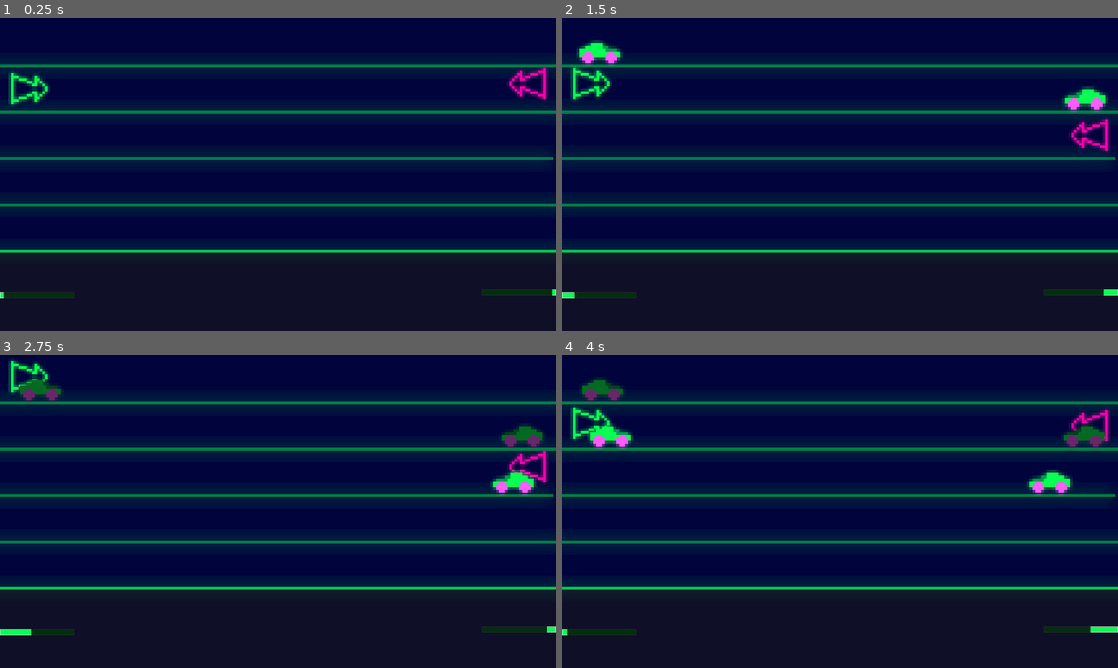
Above: before the commit, frames 1-4 (two rows, left to right).
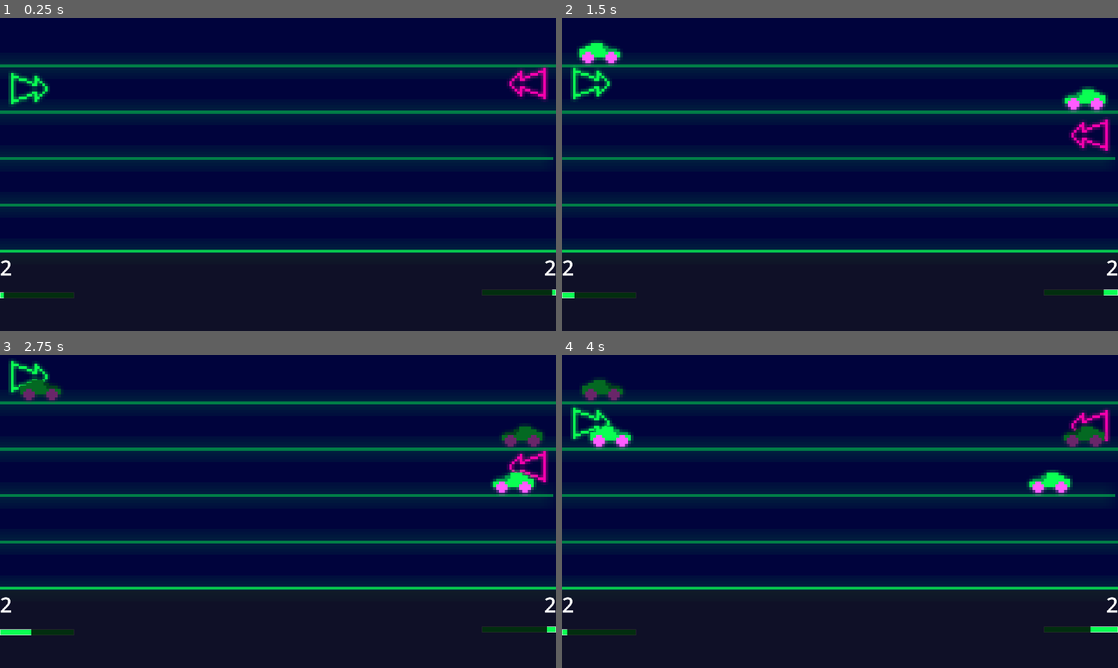
Above: after the commit, the same moments.

Repository: Neppord/battery-pact
Game: Godot game, scene res://main.tscn
Same seed, same stepped clock (60 frames per second), same inputs: the game is played once before the commit and once after it.
Inputs:
- Up to frame 1 (0.25 s): no input
- Up to frame 2 (1.5 s): tap Enter (player_2_spawn) at 0.5 s; hold W (player_1_up) 0.53-1.28 s; tap Space (player_1_spawn) at 0.6 s; hold S (player_1_down) from 1.28 s (still down); tap Down (player_2_down) at 1.35 s
- Up to frame 3 (2.75 s): release S (player_1_down) at 2.03 s; hold W (player_1_up) from 2.03 s (still down); tap Enter (player_2_spawn) at 2.1 s
- Up to frame 4 (4 s): tap Up (player_2_up) at 2.85 s; release W (player_1_up) at 3.53 s; hold S (player_1_down) from 3.53 s (still down); tap Space (player_1_spawn) at 3.6 s

The runs differ from the first frame. In frame 1, 0.1% of the frame differs, in the area x 0-100%, y 77-83%; in frame 2, 0.1%; in frame 3, 0.1%; in frame 4, 0.1%.

Commit message:
Display player scores
Co-authored-by: Karl Wängberg <karlwangberg@gmail.com>

Diff:
--- a/main.gd
+++ b/main.gd
@@ -12,9 +12,11 @@
 
 func player_1_scores(body: Node2D) -> void:
     player_1_score += 1
+    $HUD/Player1Score.text = str(player_1_score)
 
 func player_2_scores(body: Node2D) -> void:
     player_2_score += 1
+    $HUD/Player2Score.text = str(player_2_score)
 
 func timer_progress(timer: Timer) -> float:
     return 1.0 - (timer.time_left / timer.wait_time)
--- a/main.tscn
+++ b/main.tscn
@@ -196,6 +196,22 @@
 one_shot = true
 autostart = true
 
+[node name="Player1Score" type="Label" parent="HUD" unique_id=1385996268]
+layout_mode = 1
+offset_right = 40.0
+offset_bottom = 23.0
+theme_override_font_sizes/font_size = 72
+
+[node name="Player2Score" type="Label" parent="HUD" unique_id=434935624]
+layout_mode = 1
+anchors_preset = 1
+anchor_left = 1.0
+anchor_right = 1.0
+offset_left = -41.0
+offset_bottom = 99.0
+grow_horizontal = 0
+theme_override_font_sizes/font_size = 72
+
 [node name="Player1Goal" type="Area2D" parent="." unique_id=951927263]
 
 [node name="CollisionShape2D" type="CollisionShape2D" parent="Player1Goal" unique_id=1260625773]
Not shown, changed: TODO.md
